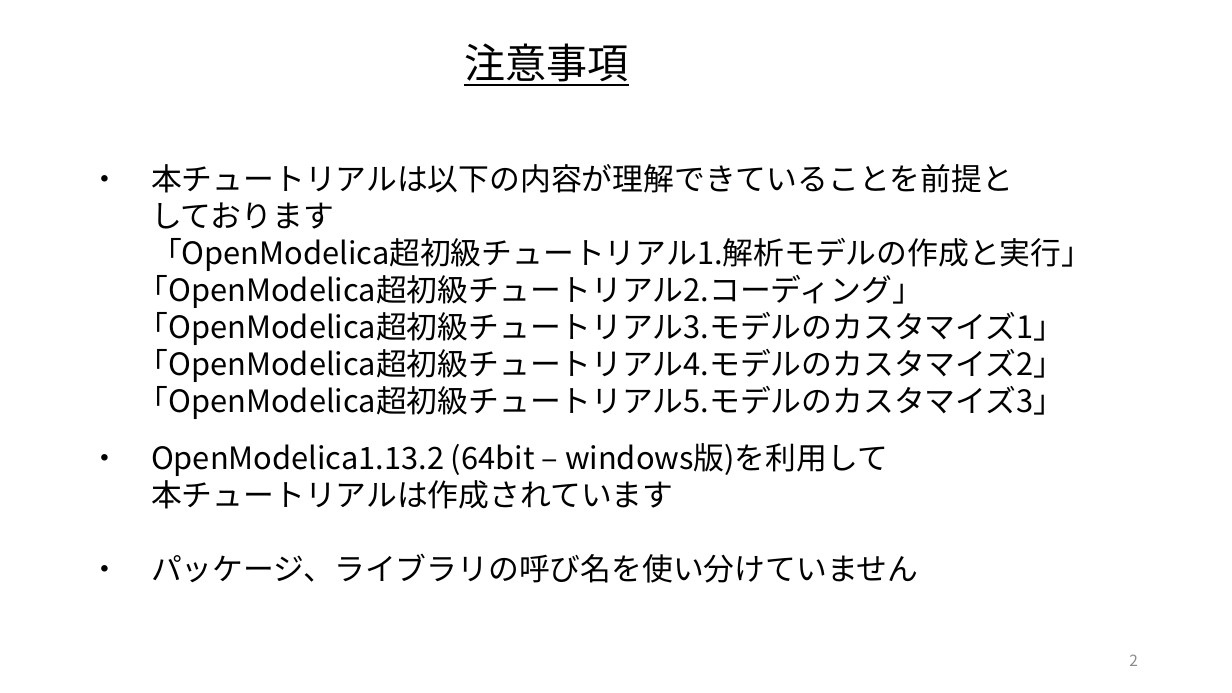
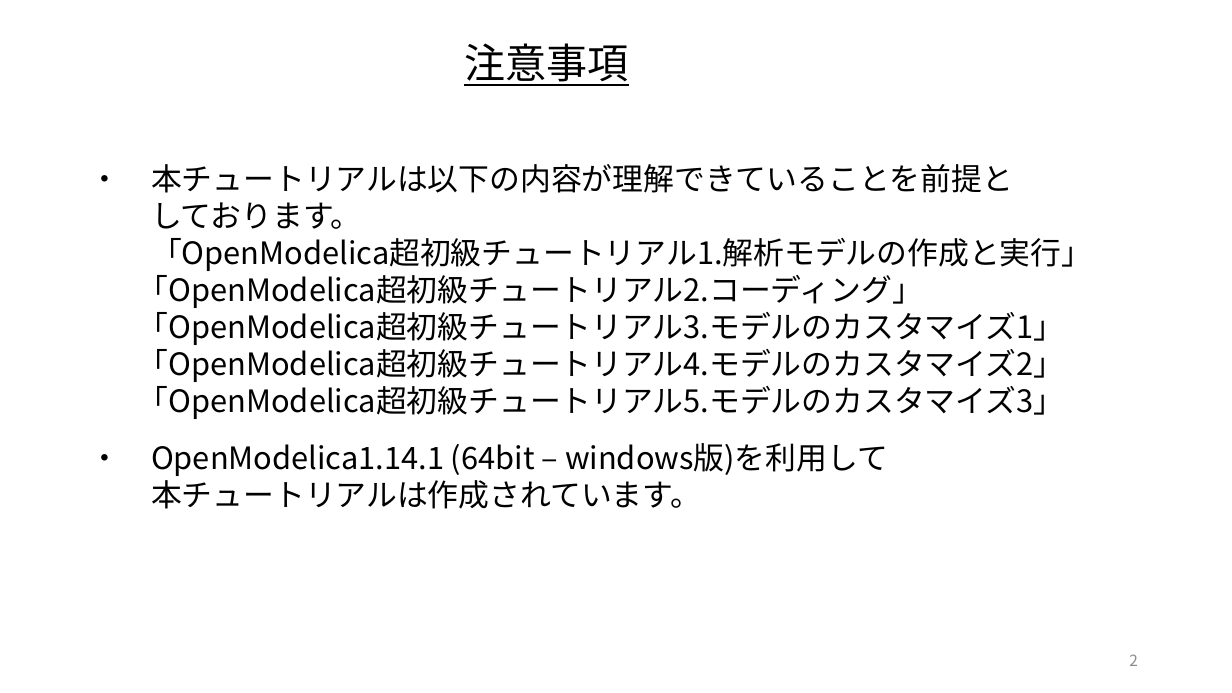
Before and after one commit to UedaShigenori/OpenModelica_Tutorials_Ja, a slide deck: slide 2 of Dev/7_PhysicsDomainModel/OpenModelica_Tutorials_7_PlantModel.pptx. Drawn at 1232x693 pixels with LibreOffice and Linux fonts; fonts in the diff are those of the drawing. Boxes give left, top, right and bottom in pixels: in the first picture for what was removed or moved away, otherwise in the second. Text is boxed around its words. In the diff, an @@ line names an element or a change of style, - is before the commit and + after.

```diff
--- a/Dev/7_PhysicsDomainModel/OpenModelica_Tutorials_7_PlantModel.pptx
+++ b/Dev/7_PhysicsDomainModel/OpenModelica_Tutorials_7_PlantModel.pptx
@@ text at (x1=151, y1=202, x2=362, y2=229): text changed @@
-しております
+しております。
@@ text at (x1=89, y1=443, x2=888, y2=509): text changed @@
-・ OpenModelica1.13.2 (64bit – windows版)を利用して
-本チュートリアルは作成されています
-・ パッケージ、ライブラリの呼び名を使い分けていません
+・ OpenModelica1.14.1 (64bit – windows版)を利用して
+本チュートリアルは作成されています。
```
Also in this commit, not shown: 11 other slides changed, 3 slides added, 49 slides removed, 6 other files.
